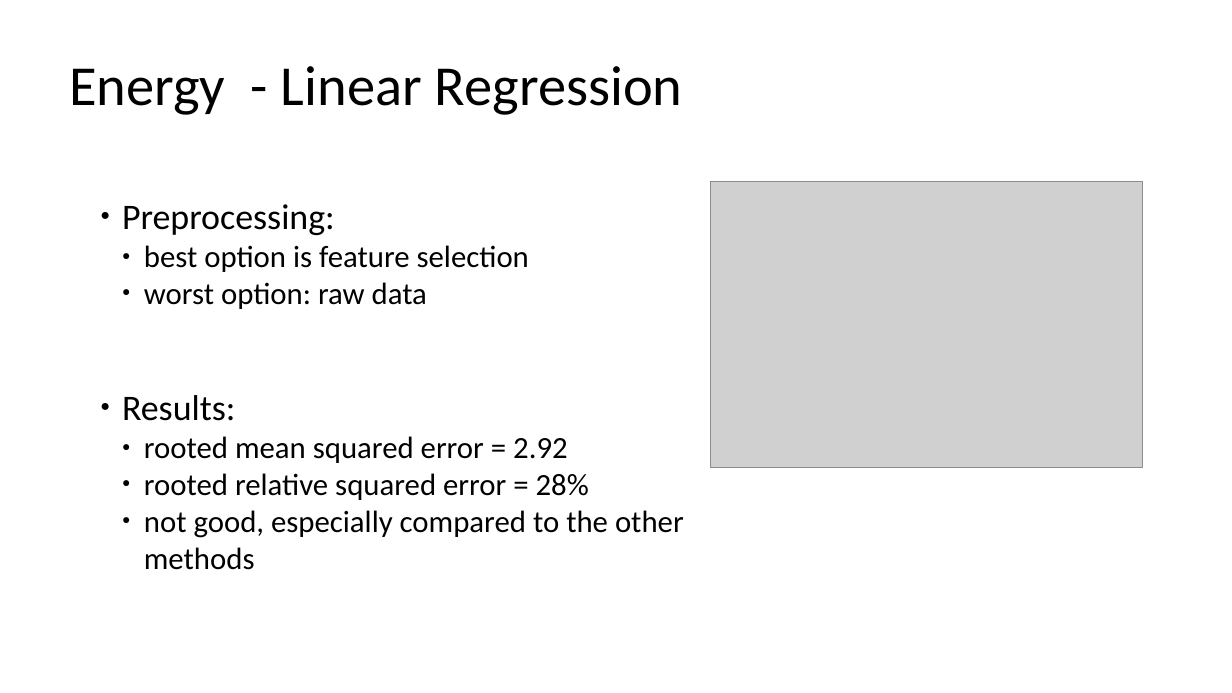
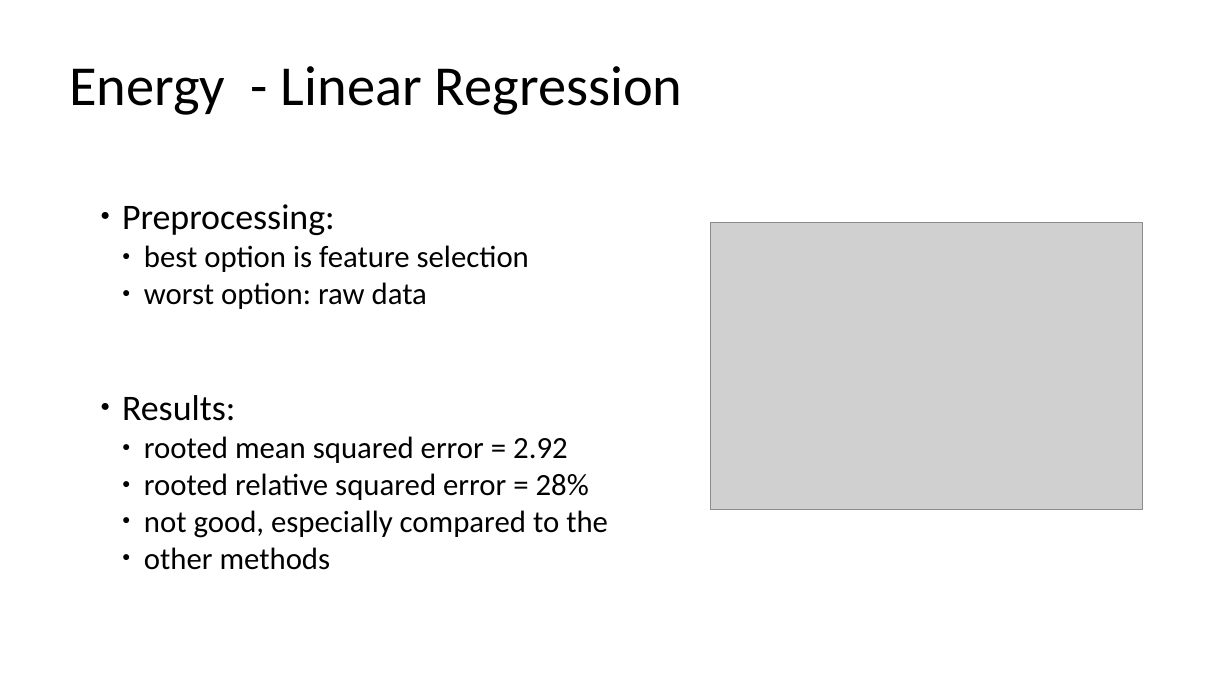
Before and after one commit to pstroppa/machine_learning, a slide deck: slide 20 of Machine_Learning_E1_o1.pptx (slide 15 before the commit). Drawn at 1232x693 pixels with LibreOffice and Linux fonts; fonts in the diff are those of the drawing; grey boxes stand for pictures; background and template pictures are left out. Boxes give left, top, right and bottom in pixels: in the first picture for what was removed or moved away, otherwise in the second. Text is boxed around its words. In the diff, an @@ line names an element or a change of style, - is before the commit and + after.

```diff
--- a/Machine_Learning_E1_o1.pptx
+++ b/Machine_Learning_E1_o1.pptx
@@ picture: place and size @@
-picture at (711,181,1143,468)
+picture at (711,223,1143,509)
@@ text at (144,510,608,570): text changed @@
-  ● not good, especially compared to the other methods
+  ● not good, especially compared to the
+  ● other methods
```
Also in this commit, not shown: 26 other slides changed, 6 slides added, 1 other file.
